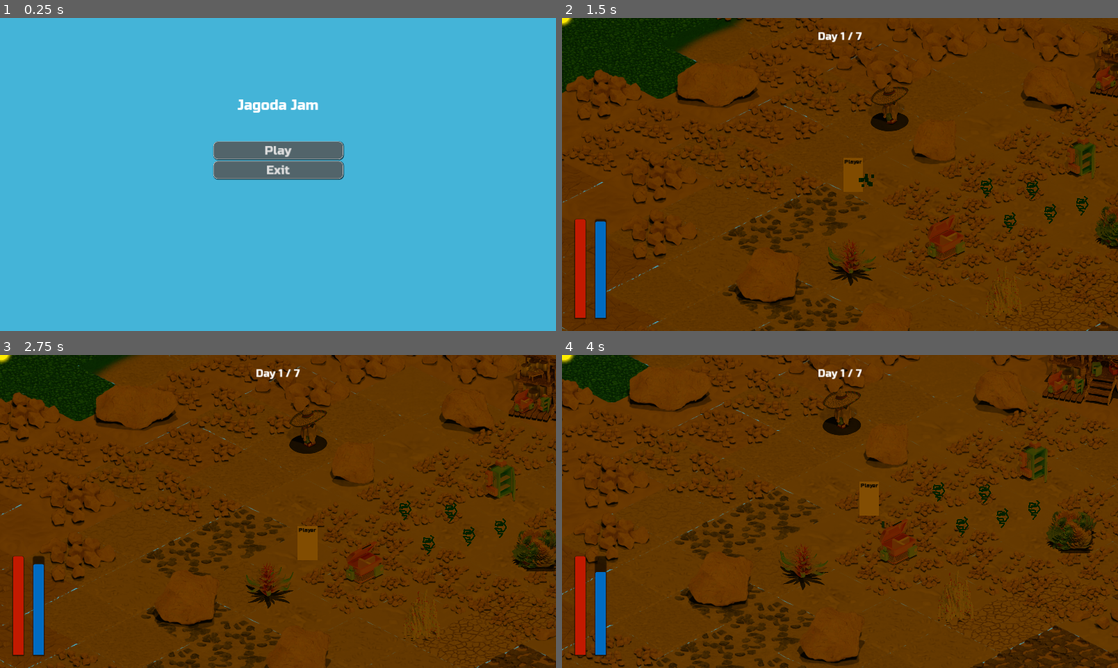
Above: before the commit, frames 1-4 (two rows, left to right).
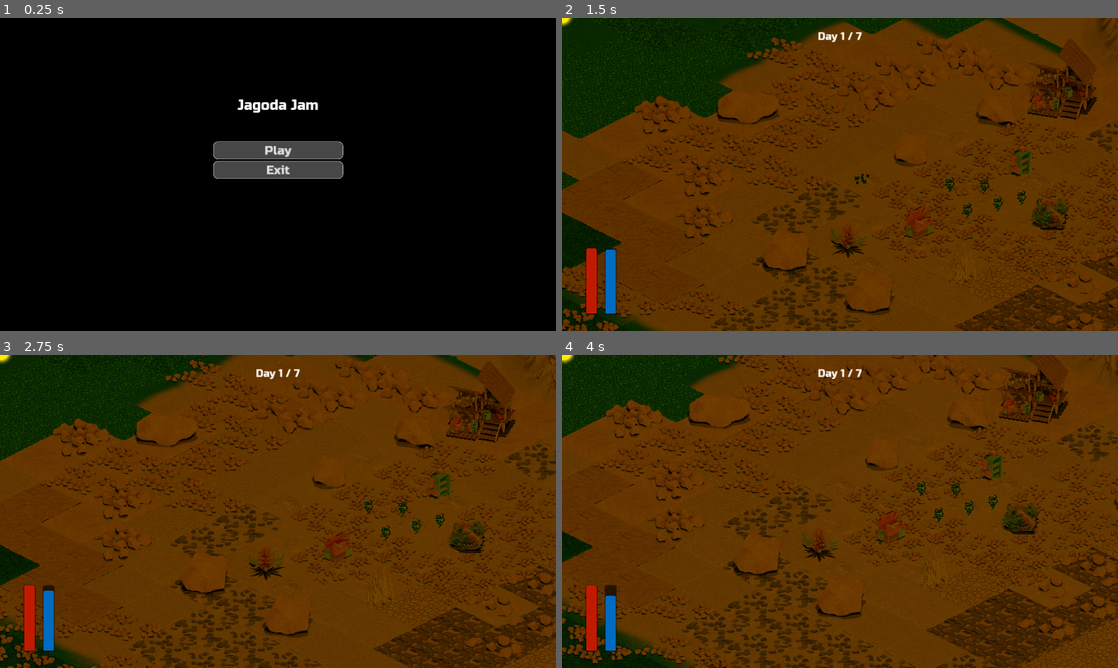
Above: after the commit, the same moments.

Repository: lorentzo/jagoda-jam
Game: Godot game, scene res://Scenes/MainMenu.tscn
Two runs of this game, one before a commit and one after it. Both use one fixed random seed, a clock stepped at 60 frames per second and the inputs below.
Inputs:
- Up to frame 1 (0.25 s): no input
- Up to frame 2 (1.5 s): click "Play" at 0.5 s; hold Right (walk-right) from 1.28 s (still down); hold Space (use-item) from 1.28 s (still down)
- Up to frame 3 (2.75 s): release Right (walk-right) at 2.03 s; release Space (use-item) at 2.03 s; hold Down (walk-down) from 2.03 s (still down); tap Space (use-item) at 2.1 s
- Up to frame 4 (4 s): release Down (walk-down) at 2.78 s; hold Right (walk-right) 2.78-3.53 s; hold Space (use-item) 2.78-3.53 s; hold Up (walk-up) from 3.53 s (still down); tap Space (use-item) at 3.6 s

The runs differ from the first frame. In frame 1, 100% of the frame differs, in the area x 0-100%, y 0-100%; in frame 2, 27%; in frame 3, 27%; in frame 4, 28%.

Commit message:
Update

Diff:
--- a/jagoda/Scenes/Game.tscn
+++ b/jagoda/Scenes/Game.tscn
@@ -12,7 +12,6 @@
 [ext_resource type="TileSet" uid="uid://lbcx1niifxqo" path="res://Assets/Tiles/mountain/MountainTileSet.tres" id="6_p5hr4"]
 [ext_resource type="PackedScene" uid="uid://c32dlq6uur6e3" path="res://Scenes/PauseMenu.tscn" id="7_v1sht"]
 [ext_resource type="Theme" uid="uid://dh2skylq4em3t" path="res://Themes/MainMenu.tres" id="8_574xx"]
-[ext_resource type="PackedScene" uid="uid://b5k47xiugccx4" path="res://Assets/Character/character.tscn" id="12_cvljv"]
 [ext_resource type="PackedScene" uid="uid://w6l2taxwsdcp" path="res://Assets/Crib/crib.tscn" id="13_s1n7e"]
 [ext_resource type="PackedScene" uid="uid://ca2t20p5q2r3n" path="res://Assets/Fridges/Fridge1/fridge1.tscn" id="14_p8ks2"]
 [ext_resource type="PackedScene" uid="uid://damvd050lcmfx" path="res://Assets/Fridges/Fridge2/fridge_2.tscn" id="15_48xlh"]
@@ -73,6 +72,7 @@
 position = Vector2(415, 431)
 
 [node name="Camera2D" type="Camera2D" parent="Player"]
+zoom = Vector2(0.75, 0.75)
 position_smoothing_enabled = true
 position_smoothing_speed = 3.0
 drag_horizontal_enabled = true
@@ -101,27 +101,29 @@
 [node name="Plant5" parent="." instance=ExtResource("5_7g35u")]
 position = Vector2(896, 545)
 
-[node name="Character" parent="." instance=ExtResource("12_cvljv")]
-position = Vector2(532, 277)
+[node name="Plant1" parent="." instance=ExtResource("16_conv6")]
+position = Vector2(438, 626)
 scale = Vector2(0.5, 0.5)
 
-[node name="Crib" parent="Character" instance=ExtResource("13_s1n7e")]
-position = Vector2(1140, -284)
+[node name="Plant7" parent="." instance=ExtResource("18_8jjxf")]
+position = Vector2(1056, 538)
+scale = Vector2(0.5, 0.5)
 
-[node name="Node2D" parent="Character/Crib" instance=ExtResource("14_p8ks2")]
-position = Vector2(-880, 886)
+[node name="Plant6" parent="." instance=ExtResource("17_3eb61")]
+position = Vector2(795, 699)
+scale = Vector2(0.5, 0.5)
 
-[node name="Fridge2" parent="Character/Crib/Node2D" instance=ExtResource("15_48xlh")]
-position = Vector2(618, -378)
+[node name="Fridge" parent="." instance=ExtResource("14_p8ks2")]
+position = Vector2(662, 578)
+scale = Vector2(0.5, 0.5)
 
-[node name="Plant1" parent="Character/Crib/Node2D/Fridge2" instance=ExtResource("16_conv6")]
-position = Vector2(-1066, 474)
+[node name="Fridge2" parent="." instance=ExtResource("15_48xlh")]
+position = Vector2(971, 389)
+scale = Vector2(0.5, 0.5)
 
-[node name="Plant2" parent="Character/Crib/Node2D/Fridge2/Plant1" instance=ExtResource("17_3eb61")]
-position = Vector2(714, 146)
-
-[node name="Plant3" parent="Character/Crib/Node2D/Fridge2/Plant1/Plant2" instance=ExtResource("18_8jjxf")]
-position = Vector2(522, -322)
+[node name="Crib" parent="." instance=ExtResource("13_s1n7e")]
+position = Vector2(1102, 135)
+scale = Vector2(0.5, 0.5)
 
 [node name="HUD" type="CanvasLayer" parent="."]
 
@@ -137,10 +139,10 @@
 anchors_preset = 2
 anchor_top = 1.0
 anchor_bottom = 1.0
-offset_left = 30.0
-offset_top = -257.0
-offset_right = 54.0
-offset_bottom = -30.0
+offset_left = 56.0
+offset_top = -190.0
+offset_right = 80.0
+offset_bottom = -40.0
 grow_vertical = 0
 theme_override_styles/background = SubResource("StyleBoxFlat_31pxf")
 theme_override_styles/fill = SubResource("StyleBoxFlat_o2npm")
@@ -153,10 +155,10 @@
 anchors_preset = 2
 anchor_top = 1.0
 anchor_bottom = 1.0
-offset_left = 77.0
-offset_top = -257.0
-offset_right = 101.0
-offset_bottom = -30.0
+offset_left = 100.0
+offset_top = -190.0
+offset_right = 124.0
+offset_bottom = -40.0
 grow_vertical = 0
 theme_override_styles/background = SubResource("StyleBoxFlat_31pxf")
 theme_override_styles/fill = SubResource("StyleBoxFlat_ewus7")
--- a/jagoda/Scenes/Player.gd
+++ b/jagoda/Scenes/Player.gd
@@ -1,7 +1,7 @@
 class_name Player
 extends CharacterBody2D
 
-const WALK_SPEED = 150.0
+const WALK_SPEED = 200.0
 const MAX_FRESHNESS_LOST_PER_SECOND = 1.0
 
 signal player_freshness_changed(freshness)
@@ -43,6 +43,12 @@
 		$RefreshArea.scale.x = walk_velocity.x
 		$WaterParticles.position.x = abs($WaterParticles.position.x) * walk_velocity.x
 		$WaterParticles.scale.x = walk_velocity.x
+		$AnimatedSprite2D.scale.x = abs($AnimatedSprite2D.scale.x) * (-sign(walk_velocity.x))
+
+	if walk_velocity != Vector2.ZERO:
+		$AnimatedSprite2D.play("walk")
+	else:
+		$AnimatedSprite2D.play("idle")
 
 	self.velocity = walk_velocity.normalized() * WALK_SPEED
 	move_and_slide()
--- a/jagoda/Scenes/Player.tscn
+++ b/jagoda/Scenes/Player.tscn
@@ -1,14 +1,14 @@
 [gd_scene load_steps=6 format=3 uid="uid://dnrnjgb2yen1t"]
 
 [ext_resource type="Script" path="res://Scenes/Player.gd" id="1_6cy7p"]
-[ext_resource type="FontFile" uid="uid://bjonvamqyjdmv" path="res://Fonts/RussoOne.ttf" id="1_b7613"]
+[ext_resource type="SpriteFrames" uid="uid://vse836nyeq6q" path="res://Assets/Character/CharacterSpriteFrames.tres" id="3_dxt4t"]
 
 [sub_resource type="CapsuleShape2D" id="CapsuleShape2D_pyes3"]
 radius = 22.0
-height = 74.0
+height = 86.0
 
 [sub_resource type="RectangleShape2D" id="RectangleShape2D_8ctm2"]
-size = Vector2(107, 113)
+size = Vector2(82.5, 141)
 
 [sub_resource type="Gradient" id="Gradient_2v5sl"]
 colors = PackedColorArray(0.219608, 0.780392, 1, 1, 0.109804, 1, 1, 0.65098)
@@ -17,45 +17,18 @@
 y_sort_enabled = true
 script = ExtResource("1_6cy7p")
 
-[node name="ColorRect" type="ColorRect" parent="."]
-anchors_preset = 8
-anchor_left = 0.5
-anchor_top = 0.5
-anchor_right = 0.5
-anchor_bottom = 0.5
-offset_left = -22.5
-offset_top = -39.5
-offset_right = 22.5
-offset_bottom = 39.5
-grow_horizontal = 2
-grow_vertical = 2
-size_flags_horizontal = 4
-size_flags_vertical = 4
+[node name="AnimatedSprite2D" type="AnimatedSprite2D" parent="."]
+scale = Vector2(0.611328, 0.611328)
+sprite_frames = ExtResource("3_dxt4t")
+animation = &"idle"
 
 [node name="CollisionShape2D" type="CollisionShape2D" parent="."]
 shape = SubResource("CapsuleShape2D_pyes3")
 
-[node name="Label" type="Label" parent="."]
-anchors_preset = 8
-anchor_left = 0.5
-anchor_top = 0.5
-anchor_right = 0.5
-anchor_bottom = 0.5
-offset_left = -20.0
-offset_top = -37.5
-offset_right = 20.0
-offset_bottom = -20.5
-grow_horizontal = 2
-grow_vertical = 2
-theme_override_colors/font_color = Color(0, 0, 0, 1)
-theme_override_fonts/font = ExtResource("1_b7613")
-theme_override_font_sizes/font_size = 12
-text = "Player"
-
 [node name="RefreshArea" type="Area2D" parent="."]
 
 [node name="CollisionShape2D" type="CollisionShape2D" parent="RefreshArea"]
-position = Vector2(63.5, 0)
+position = Vector2(45, 0)
 shape = SubResource("RectangleShape2D_8ctm2")
 
 [node name="WaterParticles" type="CPUParticles2D" parent="."]
--- a/jagoda/project.godot
+++ b/jagoda/project.godot
@@ -61,4 +61,4 @@
 
 renderer/rendering_method="gl_compatibility"
 renderer/rendering_method.mobile="gl_compatibility"
-environment/defaults/default_clear_color=Color(0.266667, 0.705882, 0.847059, 1)
+environment/defaults/default_clear_color=Color(0, 0, 0, 1)
Not shown: 1 places in jagoda/Scenes/Game.tscn that only renumber resources
